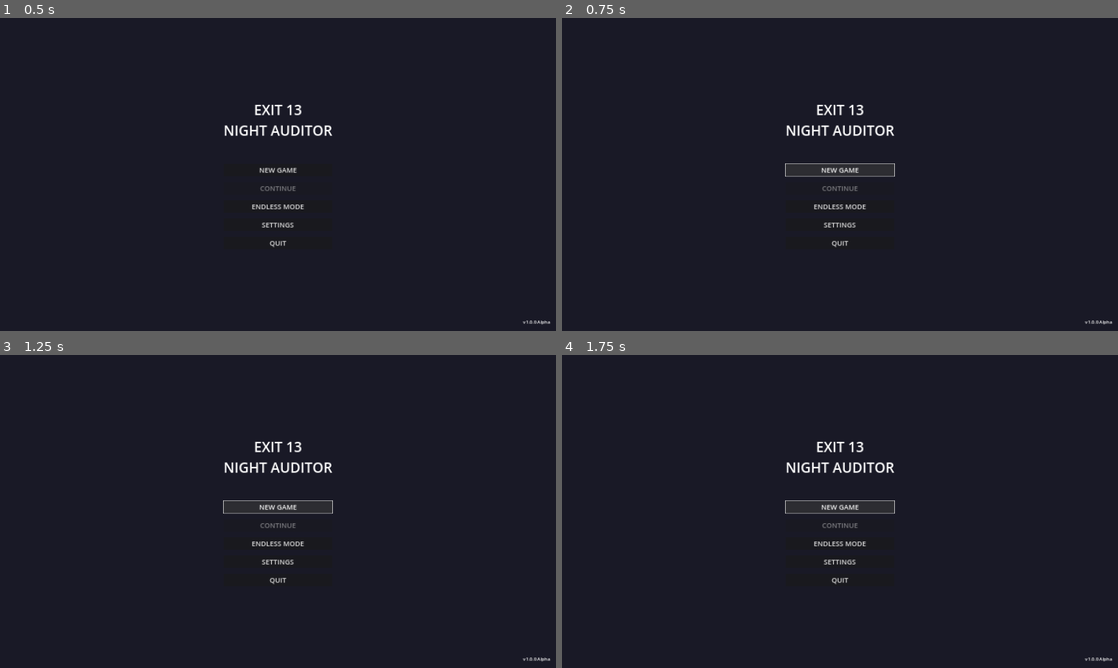
Above: before the commit, frames 1-4 (two rows, left to right).
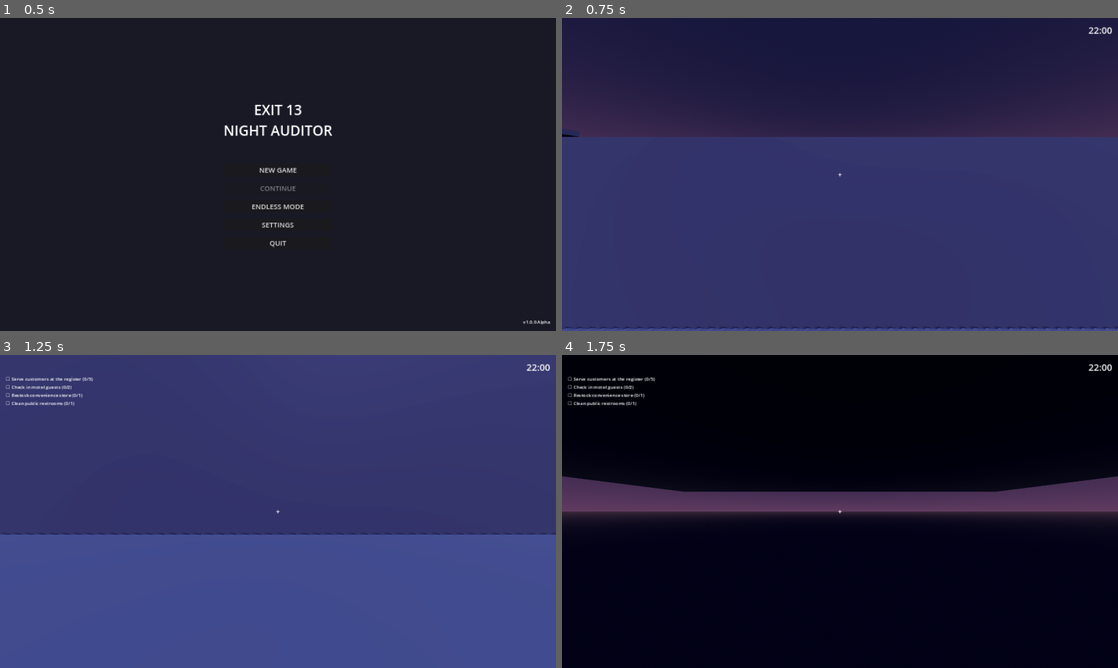
Above: after the commit, the same moments.

Repository: dolfrizzlersigma-crypto/e
Game: Godot game, scene res://scenes/ui/main_menu.tscn
The game is run twice, just before and just after one commit, with the same random seed, the same clock (stepped at 60 frames per second) and the same inputs.
Inputs (mouse positions are in pixels of both pictures, inside the frame that each line leads up to):
- Up to frame 1 (0.5 s): no input
- Up to frame 2 (0.75 s): click "NEW GAME" at 0.5 s
- Up to frame 3 (1.25 s): no input
- Up to frame 4 (1.75 s): click (840, 508) at 1.25 s, where only the run before the commit has a clickable "NEW GAME"

Frame 1 is identical in both runs. In frame 2, 85% of the frame differs, in the area x 0-100%, y 0-100%; in frame 3, 100%; in frame 4, 55%.

Commit message:
Fix CSG material syntax errors - remove all invalid material properties
Agent-Logs-Url: https://github.com/dolfrizzlersigma-crypto/e/sessions/975819e1-1f12-44bb-aba9-d926af4699e8

Co-authored-by: dolfrizzlersigma-crypto <269368616+dolfrizzlersigma-crypto@users.noreply.github.com>

Diff:
--- a/scenes/gameplay/main_game.tscn
+++ b/scenes/gameplay/main_game.tscn
@@ -46,29 +46,24 @@
 [node name="Ground" type="CSGBox3D" parent="Exit13Plaza"]
 transform = Transform3D(1, 0, 0, 0, 1, 0, 0, 0, 1, 0, -0.5, 0)
 size = Vector3(50, 1, 50)
-material = StandardMaterial3D
 
 [node name="ConvenienceStore" type="Node3D" parent="Exit13Plaza"]
 transform = Transform3D(1, 0, 0, 0, 1, 0, 0, 0, 1, 0, 0, -10)
 
 [node name="Floor" type="CSGBox3D" parent="Exit13Plaza/ConvenienceStore"]
 size = Vector3(12, 0.1, 15)
-material = StandardMaterial3D
 
 [node name="Walls" type="CSGBox3D" parent="Exit13Plaza/ConvenienceStore"]
 transform = Transform3D(1, 0, 0, 0, 1, 0, 0, 0, 1, 0, 1.5, 0)
 size = Vector3(12, 3, 15)
-material = StandardMaterial3D
 
 [node name="Ceiling" type="CSGBox3D" parent="Exit13Plaza/ConvenienceStore"]
 transform = Transform3D(1, 0, 0, 0, 1, 0, 0, 0, 1, 0, 3, 0)
 size = Vector3(12, 0.1, 15)
-material = StandardMaterial3D
 
 [node name="Counter" type="CSGBox3D" parent="Exit13Plaza/ConvenienceStore"]
 transform = Transform3D(1, 0, 0, 0, 1, 0, 0, 0, 1, 0, 0.5, -5)
 size = Vector3(3, 1, 1)
-material = StandardMaterial3D
 
 [node name="StoreLights" type="Node3D" parent="Exit13Plaza/ConvenienceStore"]
 
@@ -87,12 +82,10 @@
 
 [node name="MotelFloor" type="CSGBox3D" parent="Exit13Plaza/MotelSection"]
 size = Vector3(8, 0.1, 20)
-material = StandardMaterial3D
 
 [node name="MotelWalls" type="CSGBox3D" parent="Exit13Plaza/MotelSection"]
 transform = Transform3D(1, 0, 0, 0, 1, 0, 0, 0, 1, 0, 1.5, 0)
 size = Vector3(8, 3, 20)
-material = StandardMaterial3D
 
 [node name="FuelForecourt" type="Node3D" parent="Exit13Plaza"]
 transform = Transform3D(1, 0, 0, 0, 1, 0, 0, 0, 1, -15, 0, 0)
@@ -100,17 +93,14 @@
 [node name="Canopy" type="CSGBox3D" parent="Exit13Plaza/FuelForecourt"]
 transform = Transform3D(1, 0, 0, 0, 1, 0, 0, 0, 1, 0, 4, 0)
 size = Vector3(10, 0.2, 12)
-material = StandardMaterial3D
 
 [node name="Pump1" type="CSGBox3D" parent="Exit13Plaza/FuelForecourt"]
 transform = Transform3D(1, 0, 0, 0, 1, 0, 0, 0, 1, -3, 0.75, 0)
 size = Vector3(0.5, 1.5, 0.3)
-material = StandardMaterial3D
 
 [node name="Pump2" type="CSGBox3D" parent="Exit13Plaza/FuelForecourt"]
 transform = Transform3D(1, 0, 0, 0, 1, 0, 0, 0, 1, 3, 0.75, 0)
 size = Vector3(0.5, 1.5, 0.3)
-material = StandardMaterial3D
 
 [node name="CanopyLights" type="SpotLight3D" parent="Exit13Plaza/FuelForecourt"]
 transform = Transform3D(1, 0, 0, 0, -1, 0, 0, 0, -1, 0, 4, 0)
